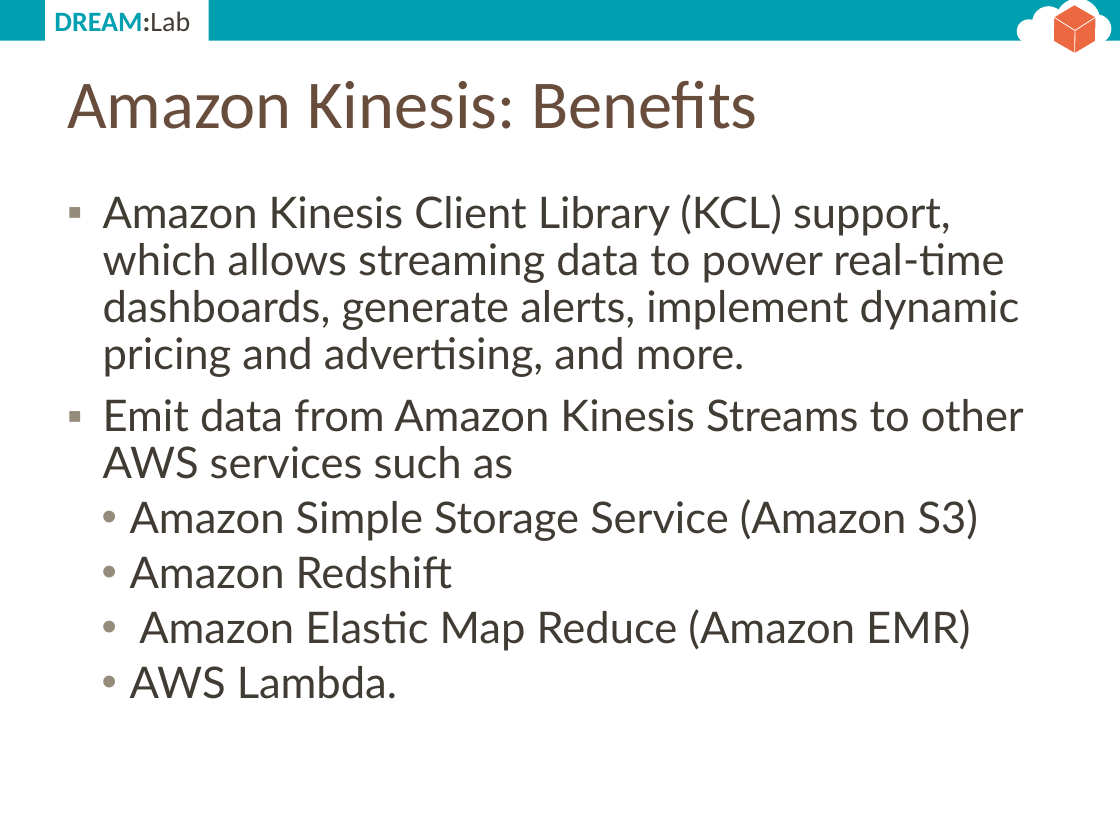
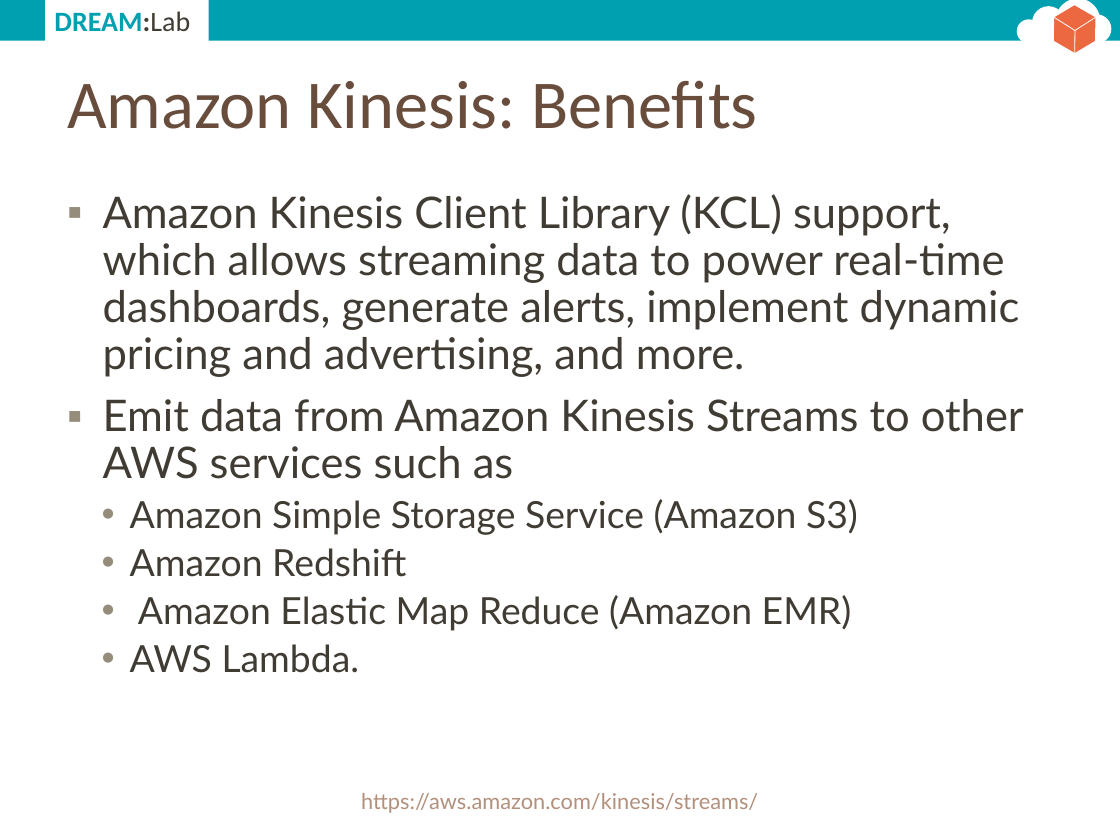
Before and after one commit to dream-lab/iot-school, a slide deck: slide 11 of common/slides/cep.pptx. Drawn at 1120x840 pixels with LibreOffice and Linux fonts; fonts in the diff are those of the drawing. Boxes give left, top, right and bottom in pixels: in the first picture for what was removed or moved away, otherwise in the second. Text is boxed around its words. In the diff, an @@ line names an element or a change of style, - is before the commit and + after.

```diff
--- a/common/slides/cep.pptx
+++ b/common/slides/cep.pptx
@@ text at box(130, 499, 858, 673): size 28 to 24 pt in "Amazon Simple Storage Service (Amazon S3)", "Amazon Redshift", "Amazon Elastic Map Reduce (Amazon EMR)", "AWS Lambda." @@
@@ text added at box(361, 793, 758, 813), 14 pt, text #B3907B @@
+https://aws.amazon.com/kinesis/streams/
```
Also in this commit, not shown: 22 other slides changed, 6 slides added, 1 slide removed, 1 other file.
